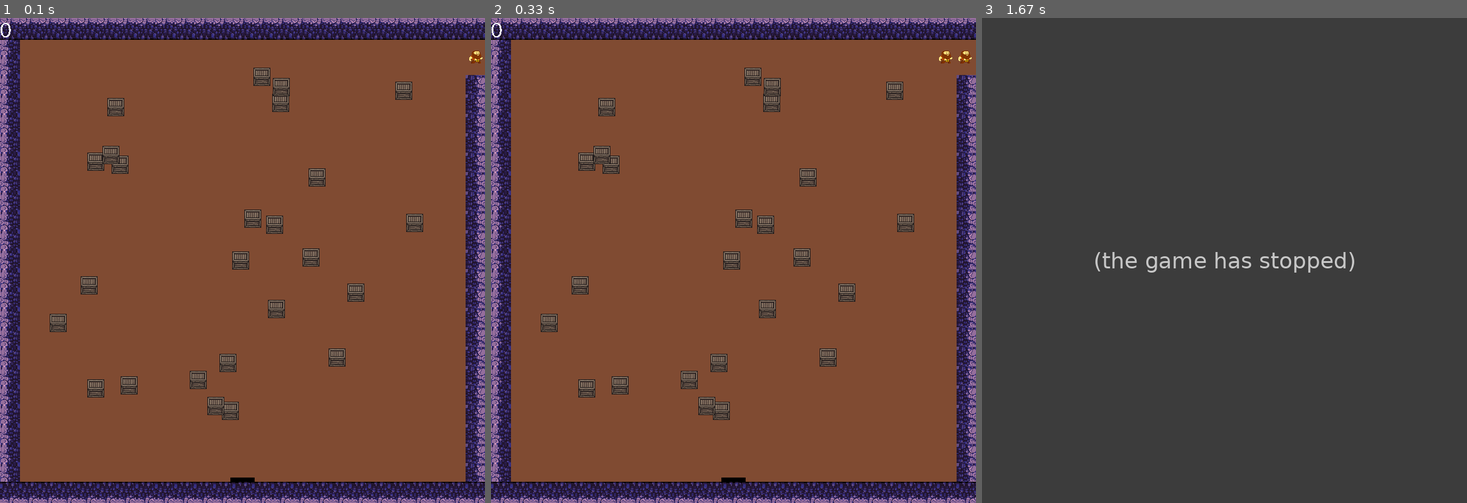
Above: before the commit, frames 1-3 (left to right).
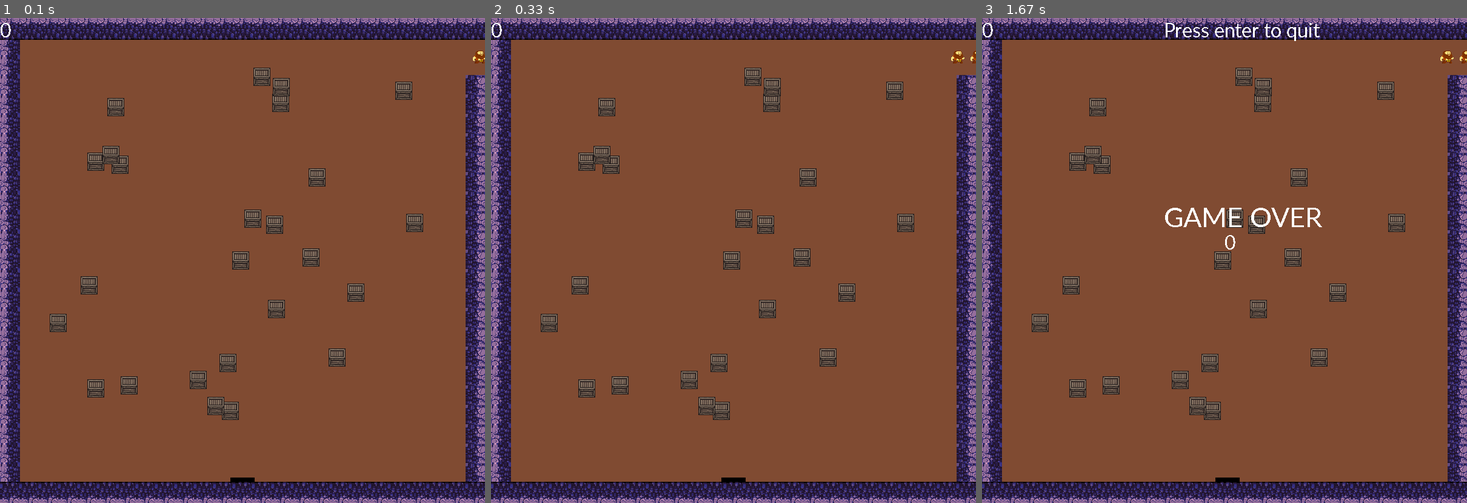
Above: after the commit, the same moments.

Repository: Coranath/pygame
Game: pygame game, started from DwarfMurder/game.py
Same seed, same stepped clock (60 frames per second), same inputs: the game is played once before the commit and once after it.
Inputs:
- Up to frame 1 (0.1 s): no input
- Up to frame 2 (0.33 s): no input
- Up to frame 3 (1.67 s): hold Esc 0.33-0.8 s; hold Right 0.33-0.8 s; tap Enter at 0.83 s

The runs differ from the first frame. In frame 1, less than 0.1% of the frame differs, in the area x 96-100%, y 6-10%; in frame 2, 0.1%; in frame 3, 99%, in the area x 0-100%, y 0-100%.
Before the commit the program exited at 0.37 s; later frames show no game.

Commit message:
Final commit, now has a game over screen that stays until you press esc.
Also had to add a gitignore since I had to setup venv for Pygame.

Diff:
--- a/DwarfMurder/game.py
+++ b/DwarfMurder/game.py
@@ -6,7 +6,7 @@
 
 class Dwarf(pg.sprite.Sprite):
 
-    def __init__(self, pos) -> None:
+    def __init__(self, pos, speed) -> None:
         super(Dwarf, self).__init__()
 
         self.dir = 'LEFT'
@@ -22,6 +22,7 @@
         self.animate()
 
         self.rect = self.surf.get_rect(center=(pos[0], pos[1]))
+        self.speed = speed
 
     def animate(self):
 
@@ -37,11 +38,11 @@
 
         if self.dir == 'LEFT':
 
-            self.rect.move_ip(-5, 0)
+            self.rect.move_ip(-self.speed, 0)
 
         if self.dir == 'RIGHT':
 
-            self.rect.move_ip(5, 0)
+            self.rect.move_ip(self.speed, 0)
 
     def changeDir(self):
 
@@ -198,11 +199,17 @@
 
 score = 0
 
+enemySpeed = 3
+
 def game():
 
     gameLoop = True
 
     global score
+
+    global enemySpeed
+
+    print(enemySpeed)
 
     global running
     global bullet_sound
@@ -211,7 +218,7 @@
 
     for i in range(10):
 
-        new_dwarf = Dwarf((800+(i*32), 64))
+        new_dwarf = Dwarf((800+(i*32), 64), enemySpeed)
 
         animatable_sprites.add(new_dwarf)
         all_sprites.add(new_dwarf)
@@ -289,6 +296,11 @@
 
                 dwarf.kill()
 
+            for dwarf in dwarves:
+                if dwarf.rect.bottom > 800:
+                    gameLoop = False
+                    running = False
+
         pressed_keys = pg.key.get_pressed()
 
         player.update(pressed_keys)
@@ -311,6 +323,10 @@
 
         if len(dwarves) == 0:
             gameLoop = False
+            enemySpeed += 1
+            for obstacle in obstacles:
+                obstacle.kill()
+
 
         clock.tick(30)
 
@@ -318,4 +334,20 @@
 
     game()
 
+screen.blit(pg.font.Font.render(pg.font.SysFont('calibri', 50), f'GAME OVER', False, (255,255,255)), (300,300))
+screen.blit(pg.font.Font.render(pg.font.SysFont('calibri', 36), f'{score}', False, (255,255,255)), (400,350))
+screen.blit(pg.font.Font.render(pg.font.SysFont('calibri', 36), f'Press enter to quit', False, (255,255,255)), (300,0))
+
+pg.display.flip()
+
+endScreen = True
+
+while endScreen:
+
+    for event in pg.event.get():
+
+        if event.type == KEYDOWN:
+            if event.key == K_ESCAPE:
+                endScreen = False
+
 pg.quit()
Not shown, added: DwarfMurder/README.md
Not shown, added: .gitignore
